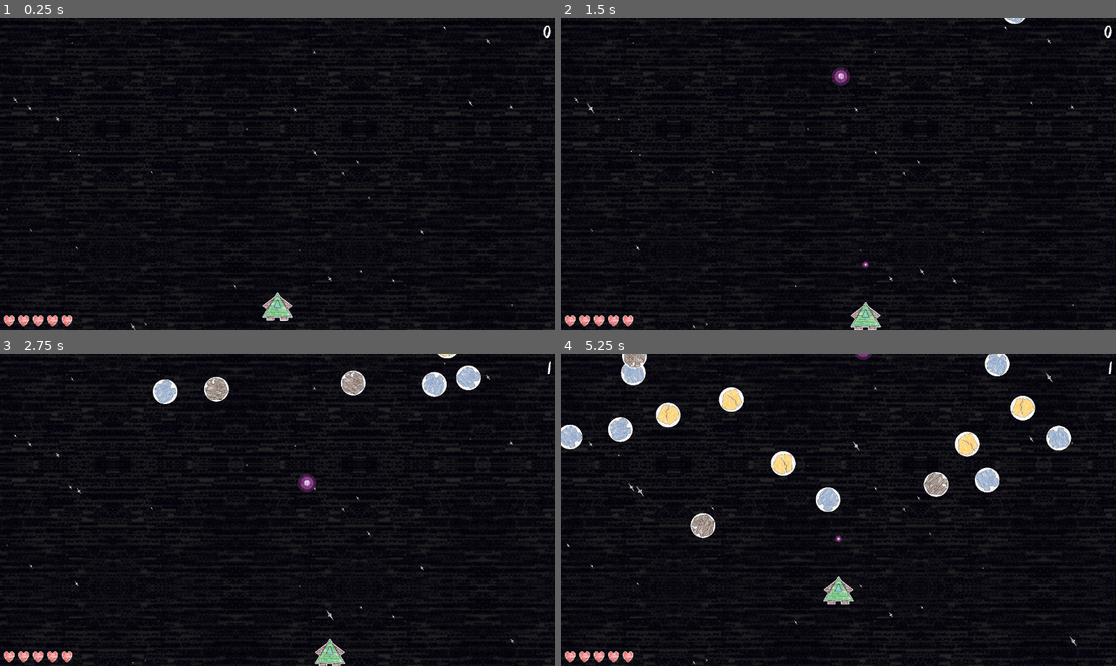
Above: before the commit, frames 1-4 (two rows, left to right).
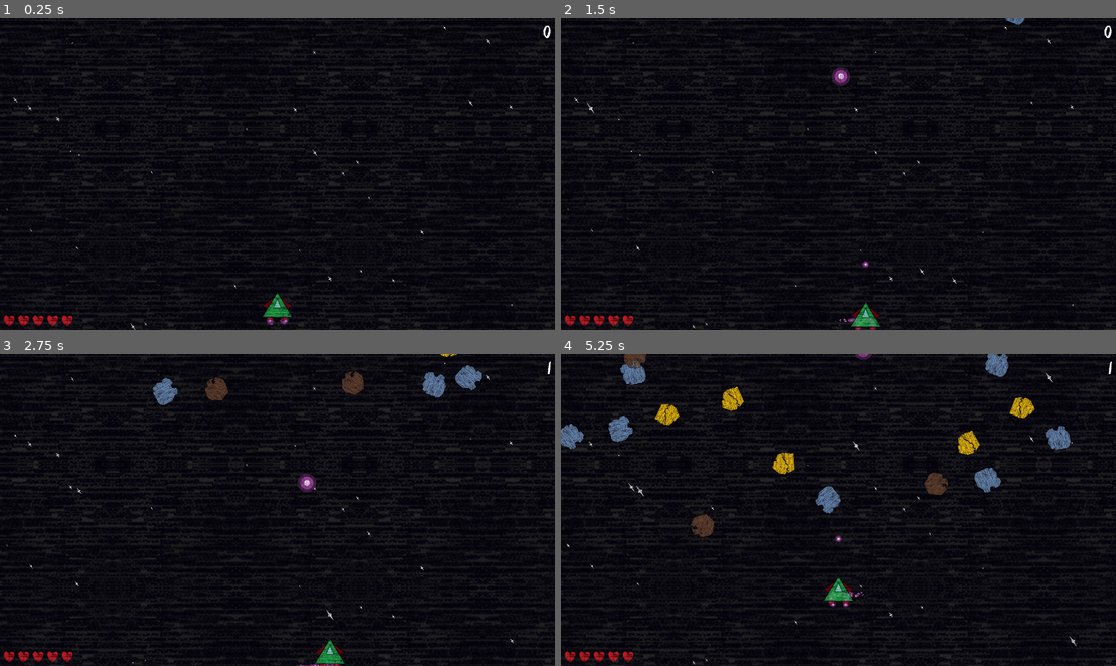
Above: after the commit, the same moments.

Repository: jeremyglebe/CrayonBlaster
Game: Godot game, scene res://scenes/level.tscn
The game is run twice, just before and just after one commit, with the same random seed, the same clock (stepped at 60 frames per second) and the same inputs. Sound files missing from this copy of the repository are replaced by a short silence.
Inputs:
- Up to frame 1 (0.25 s): no input
- Up to frame 2 (1.5 s): hold D (strafe right) 0.53-1.28 s; tap Space (primary weapon) at 0.6, 1.35 s; hold S (reverse) from 1.28 s (still down)
- Up to frame 3 (2.75 s): release S (reverse) at 2.03 s; hold D (strafe right) from 2.03 s (still down); tap Space (primary weapon) at 2.1 s
- Up to frame 4 (5.25 s): release D (strafe right) at 2.78 s; hold W (forward) 2.78-3.53 s; tap Space (primary weapon) every 0.75 s from 2.85 to 5.1 s; hold A (strafe left) 3.53-5.03 s; hold S (reverse) from 5.03 s (still down)

The runs differ from the first frame. In frame 1, 0.6% of the frame differs, in the area x 0-53%, y 87-99%; in frame 2, 0.7%; in frame 3, 2.1%; in frame 4, 4.8%, in the area x 0-92%, y 0-99%.

Commit message:
ship health and recovery system (ui not yet functional)

Diff:
--- a/scenes/level.gd
+++ b/scenes/level.gd
@@ -34,8 +34,9 @@
 	$PlasmaDarts.add_child(new_plasma_dart)
 
 
-func _on_player_game_over(player: PlayerNode):
-	create_explosion(player.position, ExplosionNode.ExplosionType.SHIP)
+func _on_player_finished(player: PlayerNode):
+	get_tree().reload_current_scene()
+
 
 
 func _on_meteor_destroyed(meteor: MeteorNode):
@@ -48,8 +49,7 @@
 		ExplosionNode.ExplosionType.METEOR:
 			pass
 		ExplosionNode.ExplosionType.SHIP:
-			get_tree().reload_current_scene()
-
+			pass
 
 func _on_bgm_warning_signal_finished():
 	$BGM_Warning_Signal.volume_db = -80
--- a/scenes/level.tscn
+++ b/scenes/level.tscn
@@ -307,6 +307,7 @@
 [node name="Player" parent="." instance=ExtResource("1_vryry")]
 position = Vector2(576, 600)
 scale = Vector2(0.25, 0.25)
+health = 2
 
 [node name="MeteorSpawnTimer" type="Timer" parent="."]
 wait_time = 0.25
@@ -322,6 +323,6 @@
 [node name="UI" parent="." instance=ExtResource("10_ns5bl")]
 
 [connection signal="finished" from="BGM_Warning_Signal" to="." method="_on_bgm_warning_signal_finished"]
-[connection signal="game_over" from="Player" to="." method="_on_player_game_over"]
+[connection signal="finished" from="Player" to="." method="_on_player_finished"]
 [connection signal="primary_weapon" from="Player" to="." method="_on_player_primary_weapon"]
 [connection signal="timeout" from="MeteorSpawnTimer" to="." method="_on_meteor_spawn_timer_timeout"]
--- a/scenes/meteor.gd
+++ b/scenes/meteor.gd
@@ -43,7 +43,7 @@
 # Called when the node enters the scene tree for the first time.
 func _ready():
 	if randomize_image:
-		$Sprite2D.texture = load("res://images/Cutout_Meteor" + str(randi_range(IMAGE_INDEX_MIN, IMAGE_INDEX_MAX)) + ".png")
+		$Sprite2D.texture = load("res://images/Meteors/Crayon_Meteor" + str(randi_range(IMAGE_INDEX_MIN, IMAGE_INDEX_MAX)) + ".png")
 	if randomize_direction:
 		rad_direction = randf_range(rad_min_random_direction, rad_max_random_direction)
 
@@ -64,15 +64,16 @@
 	check_delete()
 
 
-func _on_body_entered(body):
-	print("Meteor collided with ", body.name, " ", body)
+func _on_body_entered(body: PhysicsBody2D):
 	destroyed.emit(self)
-	body.queue_free()
+	if body.name == "Player":
+		(body as PlayerNode).on_damage(1)
+	else:
+		body.queue_free()
 	queue_free()
 
 
 func _on_area_entered(area):
-	print("Meteor collided with ", area.name, " ", area)
 	destroyed.emit(self)
 	area.queue_free()
 	queue_free()
--- a/scenes/meteor.tscn
+++ b/scenes/meteor.tscn
@@ -1,10 +1,10 @@
 [gd_scene load_steps=4 format=3 uid="uid://c2b4r73wd5opv"]
 
-[ext_resource type="Texture2D" uid="uid://c8rfws27ito3r" path="res://images/Cutout_Meteor1.png" id="1_epe55"]
 [ext_resource type="Script" path="res://scenes/meteor.gd" id="1_xtmvn"]
+[ext_resource type="Texture2D" uid="uid://dpcat0l1s0atr" path="res://images/Meteors/Crayon_Meteor1.png" id="2_njuev"]
 
 [sub_resource type="CircleShape2D" id="CircleShape2D_nj527"]
-radius = 122.409
+radius = 100.0
 
 [node name="Meteor" type="Area2D"]
 scale = Vector2(0.2, 0.2)
@@ -13,7 +13,7 @@
 script = ExtResource("1_xtmvn")
 
 [node name="Sprite2D" type="Sprite2D" parent="."]
-texture = ExtResource("1_epe55")
+texture = ExtResource("2_njuev")
 
 [node name="CollisionShape2D" type="CollisionShape2D" parent="."]
 shape = SubResource("CircleShape2D_nj527")
--- a/scenes/plasma_dart.gd
+++ b/scenes/plasma_dart.gd
@@ -13,9 +13,9 @@
 # Called when the node enters the scene tree for the first time.
 func _ready():
 	rotation = rad_facing_direction
-	$Sprite2D.scale = Vector2(0,0)
+	$Sprite2D.scale = Vector2(0, 0)
 	var tween = create_tween()
-	tween.tween_property($Sprite2D, 'scale', Vector2(1,1), 0.35)
+	tween.tween_property($Sprite2D, 'scale', Vector2(1, 1), 0.35)
 
 
 # Called every frame. 'delta' is the elapsed time since the previous frame.
--- a/scenes/plasma_dart.tscn
+++ b/scenes/plasma_dart.tscn
@@ -4,7 +4,7 @@
 [ext_resource type="Texture2D" uid="uid://c0vuf5qnl21kn" path="res://images/Crayon_PlasmaBall.png" id="2_se8sa"]
 
 [sub_resource type="CircleShape2D" id="CircleShape2D_5pbo2"]
-radius = 129.062
+radius = 160.139
 
 [node name="PlasmaDart" type="Area2D"]
 scale = Vector2(0.15, 0.15)
--- a/scenes/player.gd
+++ b/scenes/player.gd
@@ -1,9 +1,20 @@
 extends CharacterBody2D
 class_name PlayerNode
 
+enum ShipState {
+	Active,
+	Recovery,
+	Destroyed
+}
+
+const _ANIM_SPEED_MULTIPLIER := 3.0
+const _DEFAULT_CUSTOM_BLEND := -1.0
+
 var sound_shot := load("res://audio/fx/shot.mp3")
+var explosion_scene: PackedScene = load("res://scenes/explosion.tscn")
 
-signal game_over(player)
+signal finished(player)
+signal destroyed(player)
 signal primary_weapon(weapon_position: Vector2, vec_weapon_direction: Vector2)
 
 # Direction as radians, right is 0, increases clockwise
@@ -13,7 +24,11 @@
 @export var reverse_speed := 100.0 # pixels
 @export var turn_speed := PI # radians
 @export var strafe_speed := 75.0 # pixels
+# Ship Stats
+@export var health := 3
+@export var recovery_time := 1.0
 
+var state := ShipState.Active
 var primary_weapon_ready := true
 
 var vec_facing_direction: Vector2:
@@ -31,9 +46,10 @@
 			sin(rad_righthand_direction)
 		)
 
+
 # Called when the node enters the scene tree for the first time.
 func _ready():
-	pass # Replace with function body.
+	$Timers/RecoveryTimer.wait_time = recovery_time
 
 
 # Called every frame. 'delta' is the elapsed time since the previous frame.
@@ -50,32 +66,34 @@
 	primary_weapon_ready = true
 
 
-func _on_tree_exiting():
-	game_over.emit(self)
+func _on_recovery_timer_timeout():
+	state = ShipState.Active
+	$AnimationPlayer.stop()
 
 
 func control_step(delta: float):
 	# Reset velocity
 	velocity = Vector2()
-	# Forward
-	if Input.is_action_pressed("forward"):
-		velocity += vec_facing_direction * forward_speed * Input.get_action_strength("forward")
-	# Reverse
-	if Input.is_action_pressed("reverse"):
-		velocity -= vec_facing_direction * reverse_speed * Input.get_action_strength("reverse")
-	# Turning
-	if Input.is_action_pressed("turn left"):
-		rad_facing_direction -= turn_speed * delta * Input.get_action_strength("turn left")
-	if Input.is_action_pressed("turn right"):
-		rad_facing_direction += turn_speed * delta * Input.get_action_strength("turn right")
-	# Strafing
-	if Input.is_action_pressed("strafe left"):
-		velocity -= vec_righthand_direction * strafe_speed * Input.get_action_strength("strafe left")
-	if Input.is_action_pressed("strafe right"):
-		velocity += vec_righthand_direction * strafe_speed * Input.get_action_strength("strafe right")
-	# Shooting
-	if Input.is_action_just_pressed("primary weapon"):
-		emit_primary_weapon()
+	if state != ShipState.Destroyed:
+		# Forward
+		if Input.is_action_pressed("forward"):
+			velocity += vec_facing_direction * forward_speed * Input.get_action_strength("forward")
+		# Reverse
+		if Input.is_action_pressed("reverse"):
+			velocity -= vec_facing_direction * reverse_speed * Input.get_action_strength("reverse")
+		# Turning
+		if Input.is_action_pressed("turn left"):
+			rad_facing_direction -= turn_speed * delta * Input.get_action_strength("turn left")
+		if Input.is_action_pressed("turn right"):
+			rad_facing_direction += turn_speed * delta * Input.get_action_strength("turn right")
+		# Strafing
+		if Input.is_action_pressed("strafe left"):
+			velocity -= vec_righthand_direction * strafe_speed * Input.get_action_strength("strafe left")
+		if Input.is_action_pressed("strafe right"):
+			velocity += vec_righthand_direction * strafe_speed * Input.get_action_strength("strafe right")
+		# Shooting
+		if Input.is_action_just_pressed("primary weapon"):
+			emit_primary_weapon()
 
 
 func emit_primary_weapon():
@@ -84,7 +102,40 @@
 		primary_weapon.emit($WeaponStartMarker.global_position, vec_weapon_direction)
 		play_sound(sound_shot)
 		primary_weapon_ready = false
-		$PrimaryRefreshTimer.start()
+		$Timers/PrimaryRefreshTimer.start()
+
+
+func on_damage(damage_amount: int):
+	if state == ShipState.Active:
+		health -= damage_amount
+		if health <= 0:
+			on_destroyed()
+		else:
+			state = ShipState.Recovery
+			$Timers/RecoveryTimer.start()
+			$AnimationPlayer.play("flashing", _DEFAULT_CUSTOM_BLEND, _ANIM_SPEED_MULTIPLIER)
+
+
+func on_destroyed():
+	state = ShipState.Destroyed
+	destroyed.emit(self)
+	# Turn invisible
+	$Sprite2D.visible = false
+	$Particles/LeftBoosterParticles.visible = false
+	$Particles/RightBoosterParticles.visible = false
+	# Stop colliding
+	$CollisionPolygon2D.queue_free()
+	# Create an explosion
+	var explosion := explosion_scene.instantiate() as ExplosionNode
+	explosion.explosion_type = ExplosionNode.ExplosionType.SHIP
+	explosion.scale = Vector2(2.0, 2.0)
+	explosion.explosion_finished.connect(on_finished)
+	add_child(explosion)
+
+
+func on_finished(_explosion: ExplosionNode):
+	finished.emit(self)
+	queue_free()
 
 
 func play_sound(sound):
--- a/scenes/player.tscn
+++ b/scenes/player.tscn
@@ -1,26 +1,83 @@
-[gd_scene load_steps=3 format=3 uid="uid://b4y4tnml5r62n"]
+[gd_scene load_steps=7 format=3 uid="uid://b4y4tnml5r62n"]
 
 [ext_resource type="Script" path="res://scenes/player.gd" id="1_c6l84"]
-[ext_resource type="Texture2D" uid="uid://c224qovbanou1" path="res://images/Cutout_PlayerShip.png" id="2_bvwpg"]
+[ext_resource type="Texture2D" uid="uid://c0vuf5qnl21kn" path="res://images/Crayon_PlasmaBall.png" id="2_31gwt"]
+[ext_resource type="Texture2D" uid="uid://dqo0yfmcac5wf" path="res://images/Crayon_PlayerShip.png" id="2_e3yta"]
+
+[sub_resource type="Curve" id="Curve_b7g33"]
+max_value = 0.05
+_data = [Vector2(0, 0.05), 0.0, 0.0, 0, 0, Vector2(1, 0), 0.0, 0.0, 0, 0]
+point_count = 2
+
+[sub_resource type="Animation" id="Animation_dlht1"]
+resource_name = "flashing"
+loop_mode = 1
+tracks/0/type = "value"
+tracks/0/imported = false
+tracks/0/enabled = true
+tracks/0/path = NodePath(".:modulate")
+tracks/0/interp = 1
+tracks/0/loop_wrap = true
+tracks/0/keys = {
+"times": PackedFloat32Array(0, 0.5, 1),
+"transitions": PackedFloat32Array(1, 1, 1),
+"update": 0,
+"values": [Color(1, 1, 1, 1), Color(1, 1, 1, 0), Color(1, 1, 1, 1)]
+}
+
+[sub_resource type="AnimationLibrary" id="AnimationLibrary_0u1ax"]
+_data = {
+"flashing": SubResource("Animation_dlht1")
+}
 
 [node name="Player" type="CharacterBody2D"]
 collision_mask = 6
 script = ExtResource("1_c6l84")
 
+[node name="Particles" type="Node2D" parent="."]
+
+[node name="LeftBoosterParticles" type="CPUParticles2D" parent="Particles"]
+position = Vector2(-114, -60)
+amount = 24
+texture = ExtResource("2_31gwt")
+emission_shape = 1
+emission_sphere_radius = 20.0
+gravity = Vector2(0, 0)
+scale_amount_curve = SubResource("Curve_b7g33")
+
+[node name="RightBoosterParticles" type="CPUParticles2D" parent="Particles"]
+position = Vector2(-114, 60)
+amount = 24
+texture = ExtResource("2_31gwt")
+emission_shape = 1
+emission_sphere_radius = 20.0
+gravity = Vector2(0, 0)
+scale_amount_curve = SubResource("Curve_b7g33")
+
 [node name="Sprite2D" type="Sprite2D" parent="."]
-texture = ExtResource("2_bvwpg")
+texture = ExtResource("2_e3yta")
 
 [node name="CollisionPolygon2D" type="CollisionPolygon2D" parent="."]
 polygon = PackedVector2Array(107, 0, 76, 18, 6, 110, -15, 74, -80, 114, -81, 80, -104, 80, -105, 31, -81, 31, -81, -34, -104, -34, -105, -82, -79, -82, -79, -113, -17, -76, 7, -111, 77, -18)
-
-[node name="PrimaryRefreshTimer" type="Timer" parent="."]
-wait_time = 0.5
-one_shot = true
 
 [node name="WeaponStartMarker" type="Marker2D" parent="."]
 position = Vector2(121, 0)
 
 [node name="AudioStreamPlayer" type="AudioStreamPlayer" parent="."]
 
-[connection signal="tree_exiting" from="." to="." method="_on_tree_exiting"]
-[connection signal="timeout" from="PrimaryRefreshTimer" to="." method="_on_primary_refresh_timer_timeout"]
+[node name="Timers" type="Node2D" parent="."]
+
+[node name="RecoveryTimer" type="Timer" parent="Timers"]
+one_shot = true
+
+[node name="PrimaryRefreshTimer" type="Timer" parent="Timers"]
+wait_time = 0.5
+one_shot = true
+
+[node name="AnimationPlayer" type="AnimationPlayer" parent="."]
+libraries = {
+"": SubResource("AnimationLibrary_0u1ax")
+}
+
+[connection signal="timeout" from="Timers/RecoveryTimer" to="." method="_on_recovery_timer_timeout"]
+[connection signal="timeout" from="Timers/PrimaryRefreshTimer" to="." method="_on_primary_refresh_timer_timeout"]
--- a/scenes/ui.tscn
+++ b/scenes/ui.tscn
@@ -1,7 +1,7 @@
 [gd_scene load_steps=3 format=3 uid="uid://bba6qb3kg26cm"]
 
 [ext_resource type="Theme" uid="uid://d1vqy4ayvnrfq" path="res://fonts/game_theme.tres" id="1_51ore"]
-[ext_resource type="Texture2D" uid="uid://bi1mdvlnins52" path="res://images/Cutout_Heart.png" id="1_qigav"]
+[ext_resource type="Texture2D" uid="uid://dtmwr4xu0ytnd" path="res://images/Crayon_Heart.png" id="2_snqsv"]
 
 [node name="UI" type="CanvasLayer"]
 
@@ -39,25 +39,25 @@
 
 [node name="TextureRect" type="TextureRect" parent="MarginContainer2/HBoxContainer"]
 layout_mode = 2
-texture = ExtResource("1_qigav")
+texture = ExtResource("2_snqsv")
 expand_mode = 2
 
 [node name="TextureRect2" type="TextureRect" parent="MarginContainer2/HBoxContainer"]
 layout_mode = 2
-texture = ExtResource("1_qigav")
+texture = ExtResource("2_snqsv")
 expand_mode = 2
 
 [node name="TextureRect3" type="TextureRect" parent="MarginContainer2/HBoxContainer"]
 layout_mode = 2
-texture = ExtResource("1_qigav")
+texture = ExtResource("2_snqsv")
 expand_mode = 2
 
 [node name="TextureRect4" type="TextureRect" parent="MarginContainer2/HBoxContainer"]
 layout_mode = 2
-texture = ExtResource("1_qigav")
+texture = ExtResource("2_snqsv")
 expand_mode = 2
 
 [node name="TextureRect5" type="TextureRect" parent="MarginContainer2/HBoxContainer"]
 layout_mode = 2
-texture = ExtResource("1_qigav")
+texture = ExtResource("2_snqsv")
 expand_mode = 2
Not shown, removed: images/Crayon_Meteor3.png.import
Binary file removed: images/Cutout_Heart.png
Not shown, removed: images/Cutout_Heart.png.import
Binary file removed: images/Cutout_Meteor1.png
Not shown, removed: images/Cutout_Meteor1.png.import
Binary file removed: images/Cutout_Meteor2.png
Not shown, removed: images/Cutout_Meteor2.png.import
Binary file removed: images/Cutout_Meteor3.png
Binary file removed: images/Cutout_PlayerShip.png
Not shown, removed: images/Cutout_PlayerShip.png.import
Renamed: images/Crayon_Meteor1.png -> images/Meteors/Crayon_Meteor1.png
Not shown, changed: images/Meteors/Crayon_Meteor1.png.import
(and 5 more such lines)
